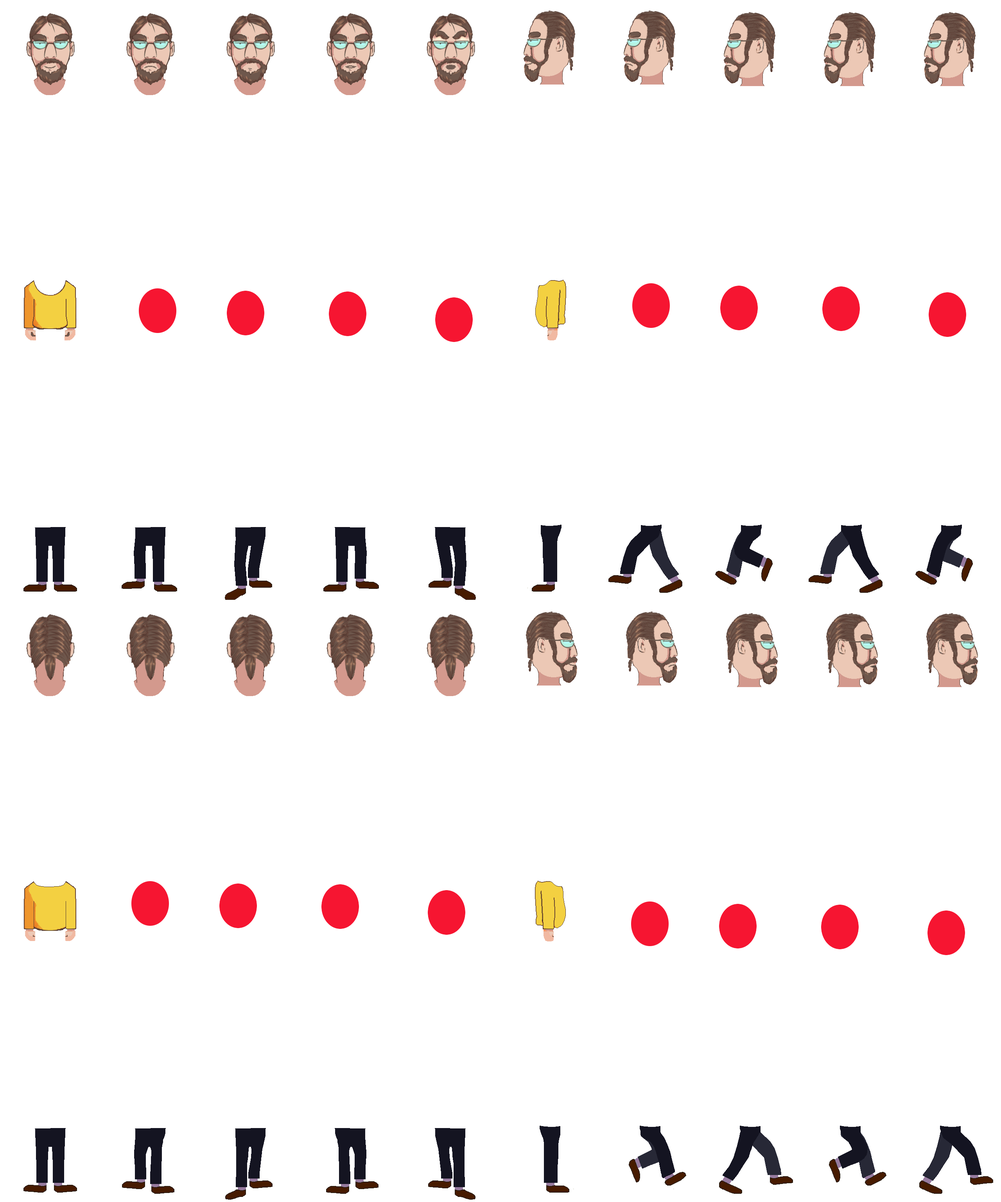
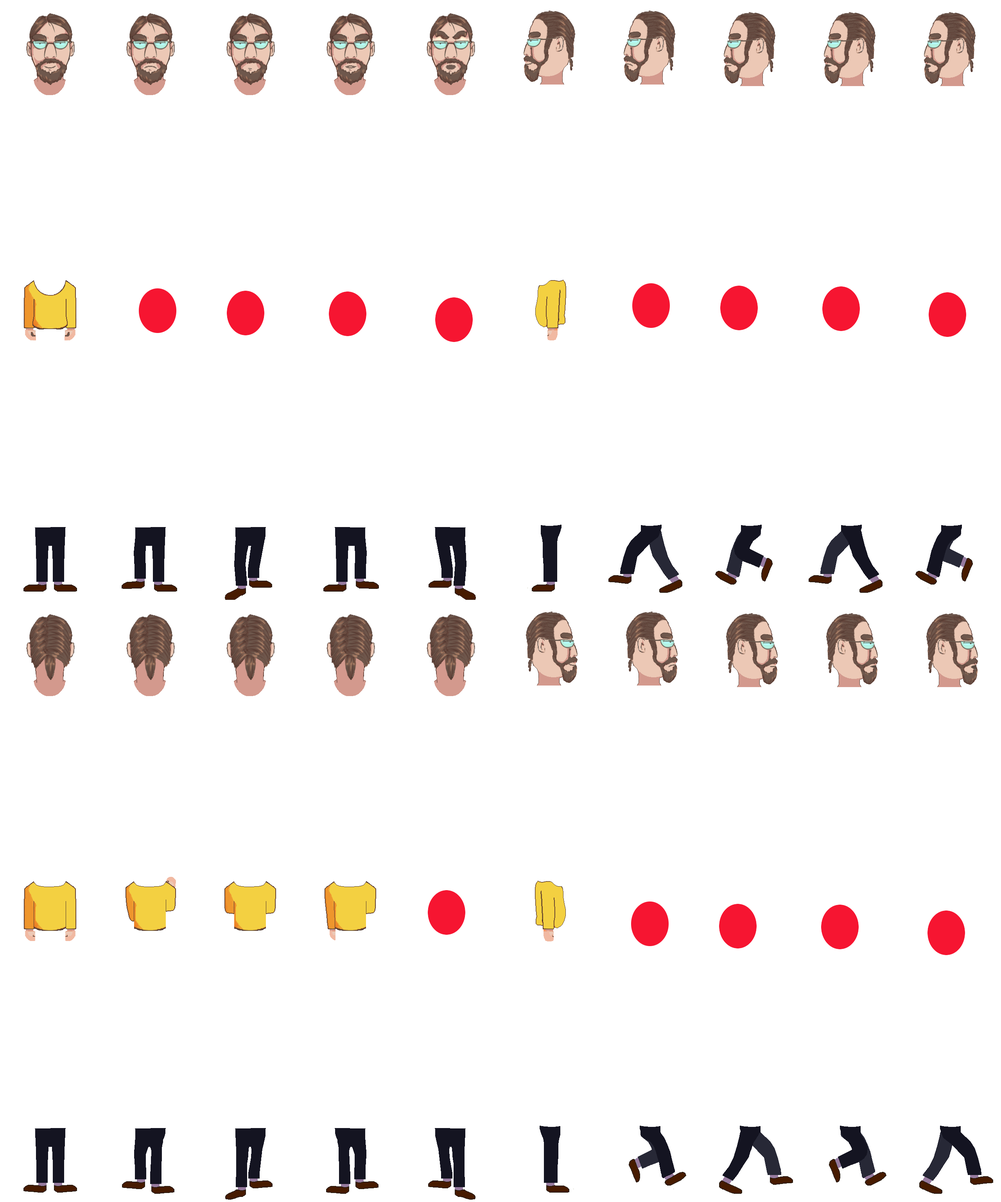
Layer changes from the first 1001×1202 image to the second:
painted on "Background" over (x1=125, y1=876, x2=377, y2=940)
